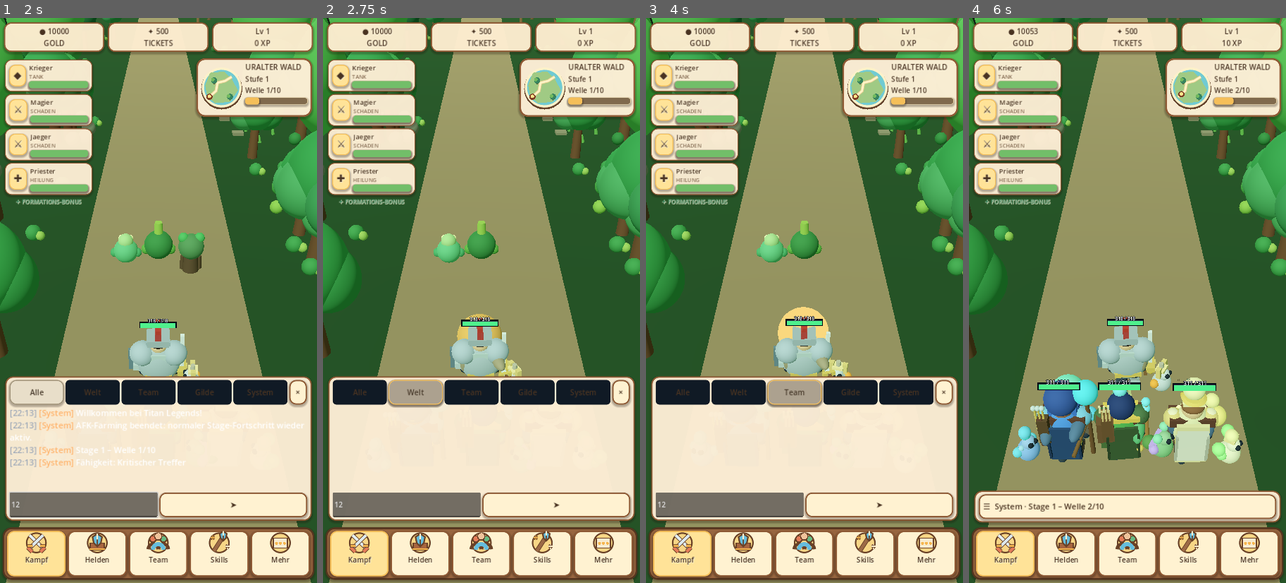
Above: before the commit, frames 1-4 (left to right).
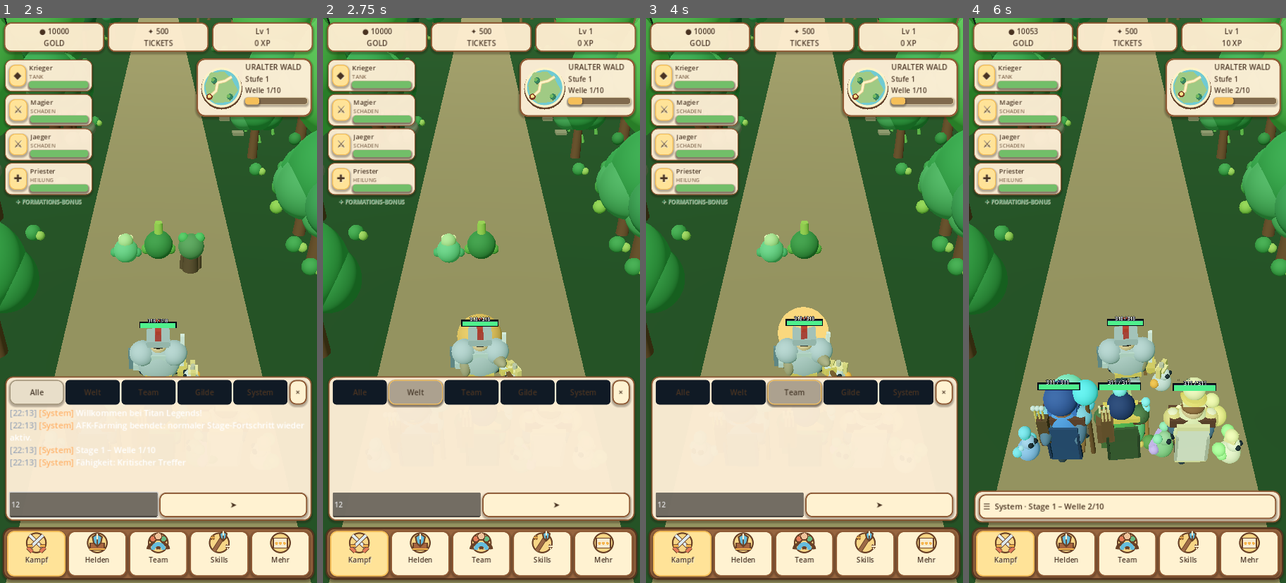
Above: after the commit, the same moments.

Repository: xynewageyx/TitanLegend
Game: Godot game, scene res://scenes/main.tscn
Same seed, same stepped clock (60 frames per second), same inputs: the game is played once before the commit and once after it.
Inputs (mouse positions are in pixels of both pictures, inside the frame that each line leads up to):
- Up to frame 1 (2 s): click "☰ System · Stage 1 – Welle 1/…" at 0.5 s; click (82, 503) at 1.27 s; type "12" at 1.35 s
- Up to frame 2 (2.75 s): click "Welt" at 2 s
- Up to frame 3 (4 s): click "Alle" at 2.75 s; click "Team" at 3.5 s
- Up to frame 4 (6 s): click "Gilde" at 4.25 s; click "System" at 5 s; click "×" at 5.75 s

Frame 1 is identical in both runs. In frame 2, 0.1% of the frame differs, in the area x 43-60%, y 59-64%; in frame 3, 0.1%; in frame 4, 0.3%, in the area x 31-56%, y 67-78%.

Commit message:
Differentiate melee ranged and spellcasting attack motions

Diff:
--- a/scripts/hero_combat_motion.gd
+++ b/scripts/hero_combat_motion.gd
@@ -193,13 +193,20 @@
   var recovery: float = 1.0 - smoothstep(0.48, 1.0, progress)
   var swing: float = strike * recovery
   var alternate: float = -1.0 if attack_variant == 0 else 1.0
-  right_arm.rotation.x = 0.28 * windup * (1.0 - strike) - 1.65 * swing
+  # Visual archetypes: heavy melee, quick strikes, ranged release, and casting.
+  if class_id in [0, 1, 10]:
+   right_arm.rotation.x = 0.42 * windup * (1.0 - strike) - 1.85 * swing
+   left_arm.rotation.x = -0.40 * swing
+   right_arm.rotation.z = alternate * 0.36 * swing
+  elif class_id in [4, 5]:
+   right_arm.rotation.x = -1.20 * swing
+   left_arm.rotation.x = -0.90 * swing
+   right_arm.rotation.z = alternate * 0.22 * swing
+  else:
+   right_arm.rotation.x = -0.78 * swing
+   left_arm.rotation.x = -1.15 * swing
+   right_arm.rotation.z = alternate * 0.12 * swing
   attack_lean = swing
-  right_arm.rotation.z = alternate * 0.28 * swing
-  if class_id in [2, 3, 6, 7, 8, 9]:
-   left_arm.rotation.x = -1.15 * swing
-  elif class_id in [5, 10]:
-   left_arm.rotation.x = -1.3 * sin(progress * TAU)
   magic_flash.visible = true
   var fx_strength: float = 0.75 if class_id in [2, 4] else (1.25 if class_id in [0, 1, 10] else 1.0)
   magic_flash.scale = Vector3.ONE * (0.65 + 1.55 * swing * fx_strength)
